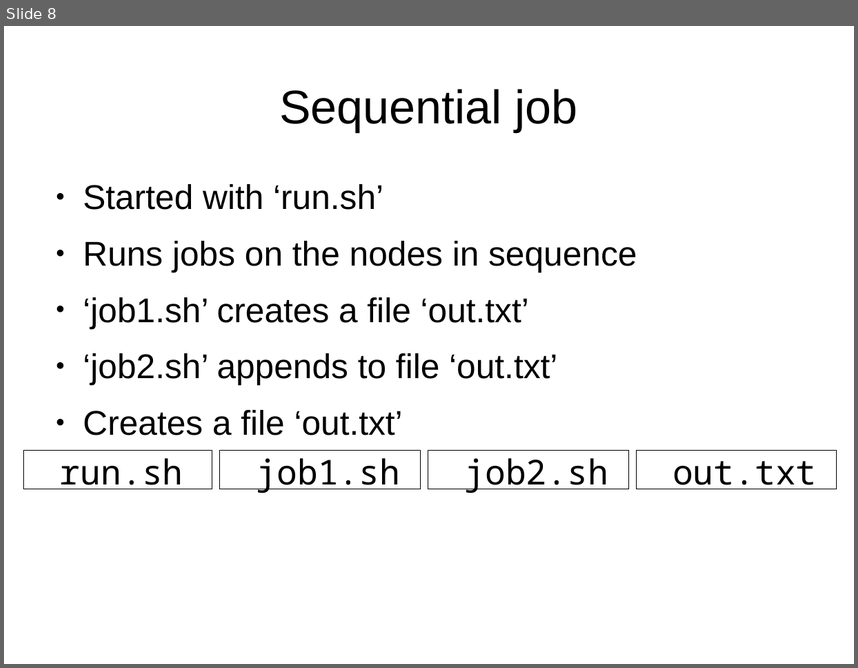
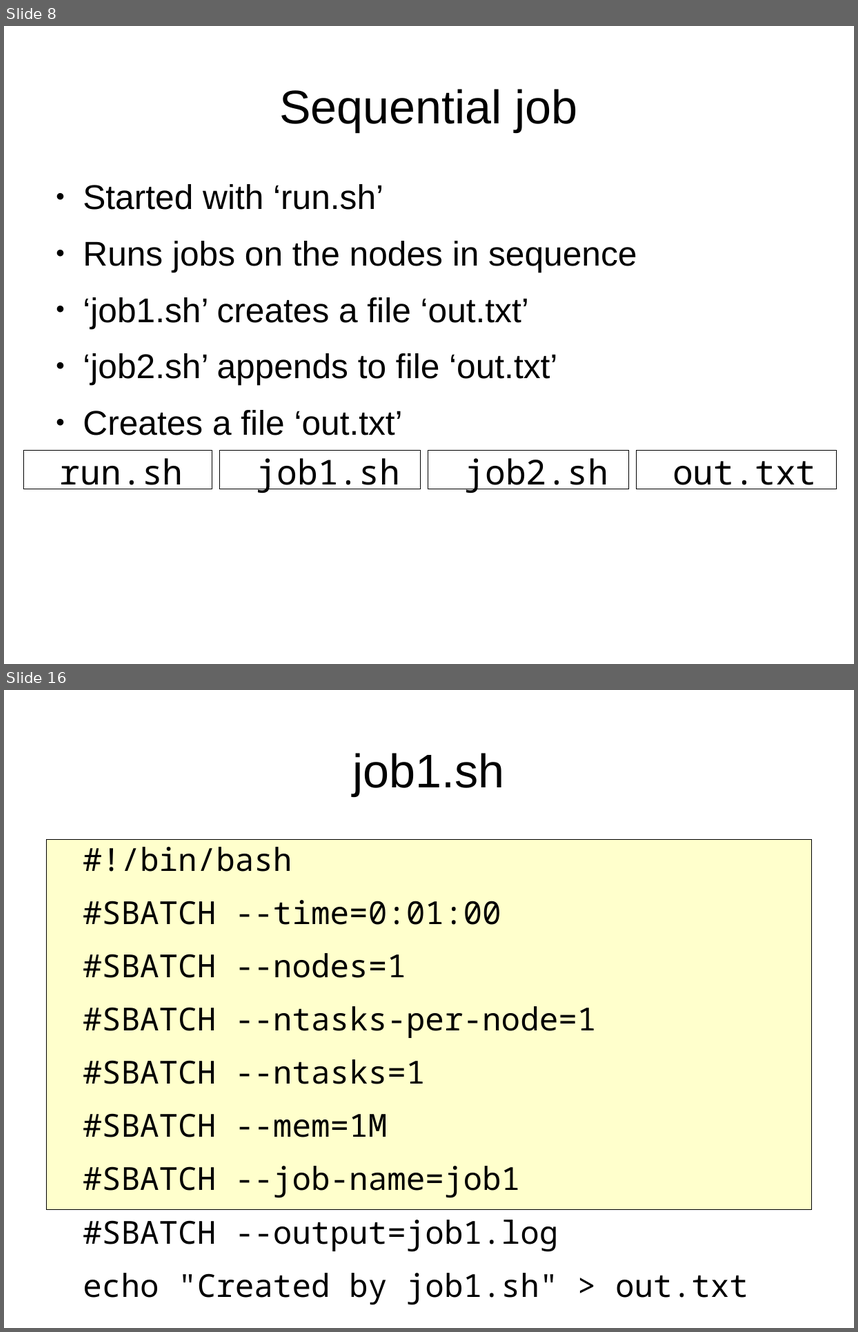
Before and after one commit to richelbilderbeek/peregrine, a slide deck: ParallelComputation.odp. Shown one above the other, each under a label of ours: slide 8 before the commit, slides 8 and 16 after it; the slides between them are not shown. The pictures are 858x668 and 858x1332 pixels, drawn with LibreOffice and Linux fonts; fonts in the diff are those of the drawing. Boxes give left, top, right and bottom in pixels: in the first picture for what was removed or moved away, otherwise in the second. Text is boxed around its words. In the diff, an @@ line names an element or a change of style, - is before the commit and + after.

```diff
--- a/ParallelComputation.odp
+++ b/ParallelComputation.odp
@@ slide 16 added at [4,690,854,1328], background #FFFFFF @@
@@ title added at [353,753,505,796], 44 pt, text #000000 @@
+job1.sh
@@ text added at [46,839,812,1208], fill #FFFFCC, outline #000000 0 pt, 29.6 pt, text #000000 @@
+#!/bin/bash
+#SBATCH --time=0:01:00
+#SBATCH --nodes=1
+#SBATCH --ntasks-per-node=1
+#SBATCH --ntasks=1
+#SBATCH --mem=1M
+#SBATCH --job-name=job1
+#SBATCH --output=job1.log
+echo "Created by job1.sh" > out.txt
```
Also in this commit, not shown: 3 slides changed, 5 other slides added, 11 other files.
